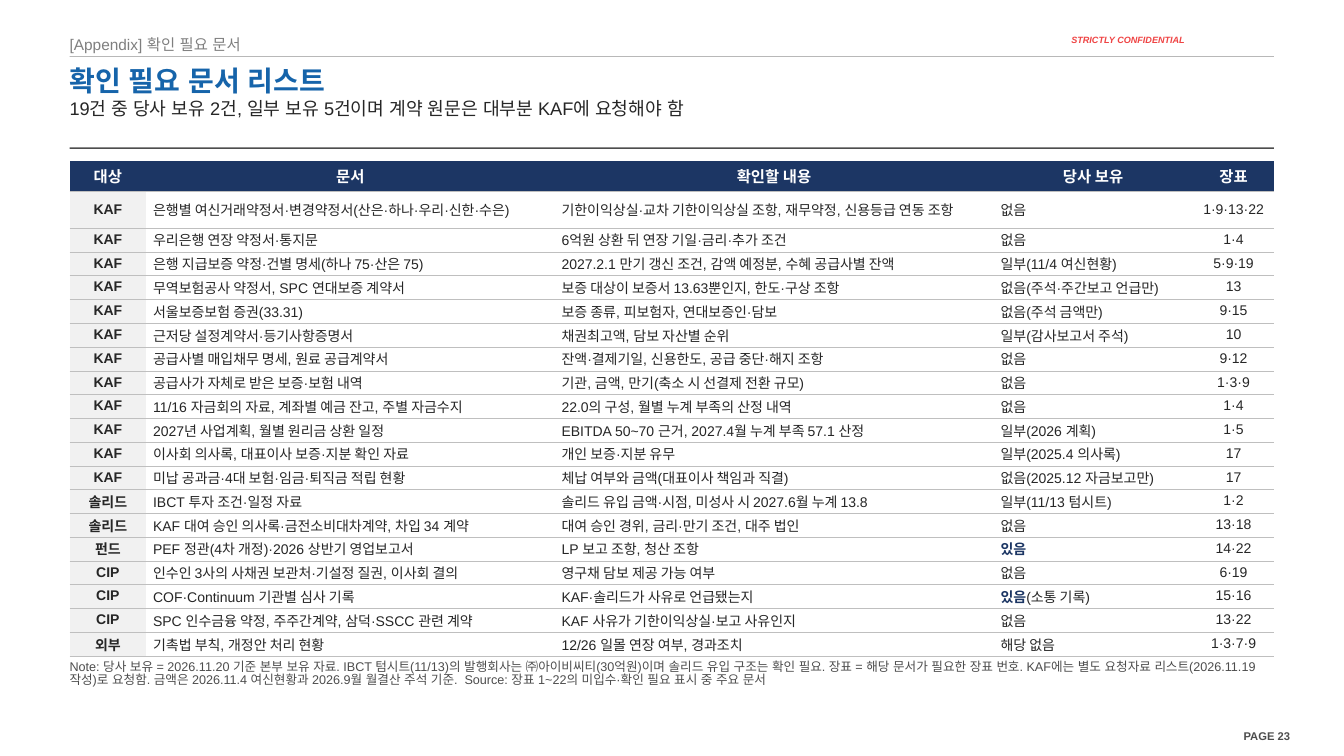
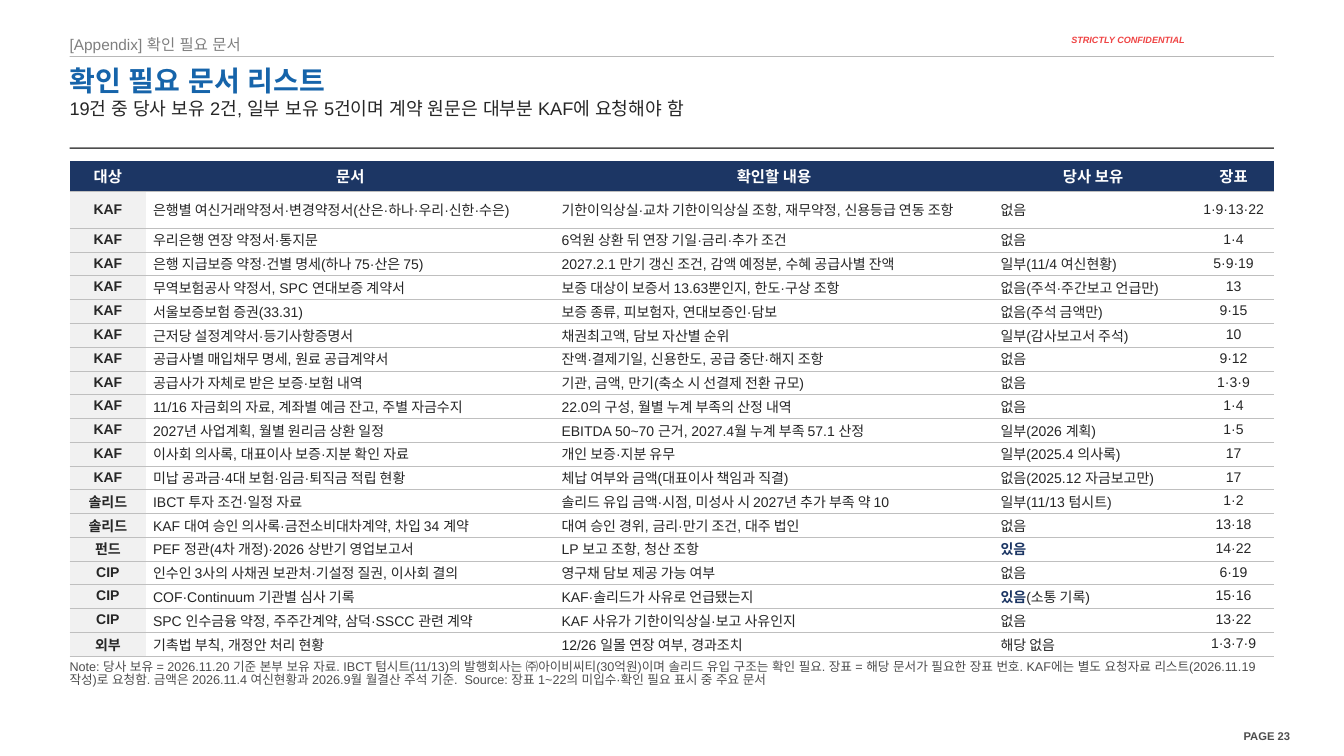
Before and after one commit to jogyesung/GS-Secretary, a slide deck: slide 23 of outputs/CIP_KAF_솔리드_자금조달차질_시나리오_20261120v4.pptx. Drawn at 1344x756 pixels with LibreOffice and Linux fonts; fonts in the diff are those of the drawing; background and template pictures are left out. Boxes give left, top, right and bottom in pixels: in the first picture for what was removed or moved away, otherwise in the second. Text is boxed around its words. In the diff, an @@ line names an element or a change of style, - is before the commit and + after.

```diff
--- a/outputs/CIP_KAF_솔리드_자금조달차질_시나리오_20261120v4.pptx
+++ b/outputs/CIP_KAF_솔리드_자금조달차질_시나리오_20261120v4.pptx
@@ table at [70, 161, 1275, 656] @@
-row 14, column 3: 솔리드 유입 금액·시점, 미성사 시 2027.6월 누계 13.8
+row 14, column 3: 솔리드 유입 금액·시점, 미성사 시 2027년 추가 부족 약 10
```
Also in this commit, not shown: 3 other slides changed, 1 other file.
